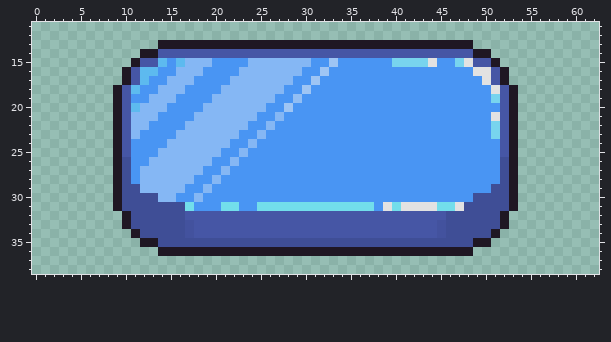
Pixel-art sprite: Button/button.png. The picture above is the old version.
The file is 252x156 pixels, drawn in blocks of 4x4; one block is one cell here. Colours within 5 levels of each other are drawn and written as one. Shown: x 0..62, y 11..38.
After:
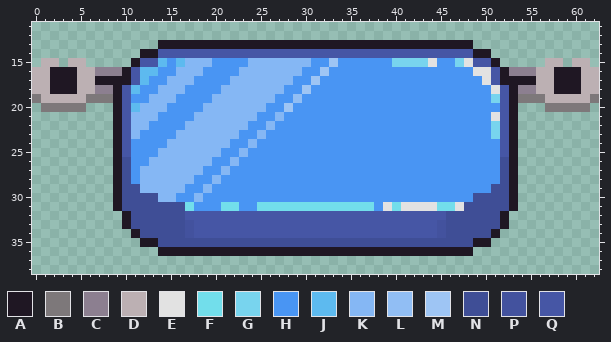
Palette (. is transparent): A #1f1723  B #7d787a  C #8c7f90  D #bcb0b3  E #e2e2e2  F #72deeb  G #78d4ee  H #4995f3  J #5dbaef  K #85b7f4  L #91bef4  M #9ec5f4  N #3f4e96  P #43529e  Q #4656a5
Edits made:
@@ x 0..62 @@
 14 ............AAQQQQQQQQQQQQQQQQQQQQQQQQQQQQQQQQQQQAA............
-15 ...........AQQJHJKKKHHHHKKKKKKKHHMHHHHHHGGGGEHHGEQQA...........
-16 ..........AQJJHHKKKHHHHKKKKKKKHHMHHHHHHHHHHHHHHHHEEQA..........
-17 ..........AQJHHKKKHHHHKKKKKKKHHMHHHHHHHHHHHHHHHHHHEQA..........
-18 .........AQJHHKKKHHHHKKKKKKKHHMHHHHHHHHHHHHHHHHHHHHEQA.........
-19 .........AQHHKKKHHHHKKKKKKKHHLHHHHHHHHHHHHHHHHHHHHHGQA.........
-20 .........AQJKKKHHHHKKKKKKKHHMHHHHHHHHHHHHHHHHHHHHHHHQA.........
+15 .DD.DD.....AQQJHJKKKHHHHKKKKKKKHHMHHHHHHGGGGEHHGEQQA.....DD.DD.
+16 DDAAADDCCCAQJJHHKKKHHHHKKKKKKKHHMHHHHHHHHHHHHHHHHEEQACCCDDAAADD
+17 DDAAADDAAAAQJHHKKKHHHHKKKKKKKHHMHHHHHHHHHHHHHHHHHHEQAAAADDAAADD
+18 DDAAADDCCAQJHHKKKHHHHKKKKKKKHHMHHHHHHHHHHHHHHHHHHHHEQACCDDAAADD
+19 BDDDDDBBBAQHHKKKHHHHKKKKKKKHHLHHHHHHHHHHHHHHHHHHHHHGQABBBDDDDDB
+20 .BBBBB...AQJKKKHHHHKKKKKKKHHMHHHHHHHHHHHHHHHHHHHHHHHQA...BBBBB.
 21 .........AQKKKHHHHKKKKKKKHHKHHHHHHHHHHHHHHHHHHHHHHHEQA.........
Changed places in both pictures, as pixel boxes (x1, y1, x2, y2):
added: (32, 58, 122, 112)
added: (509, 58, 599, 112)
